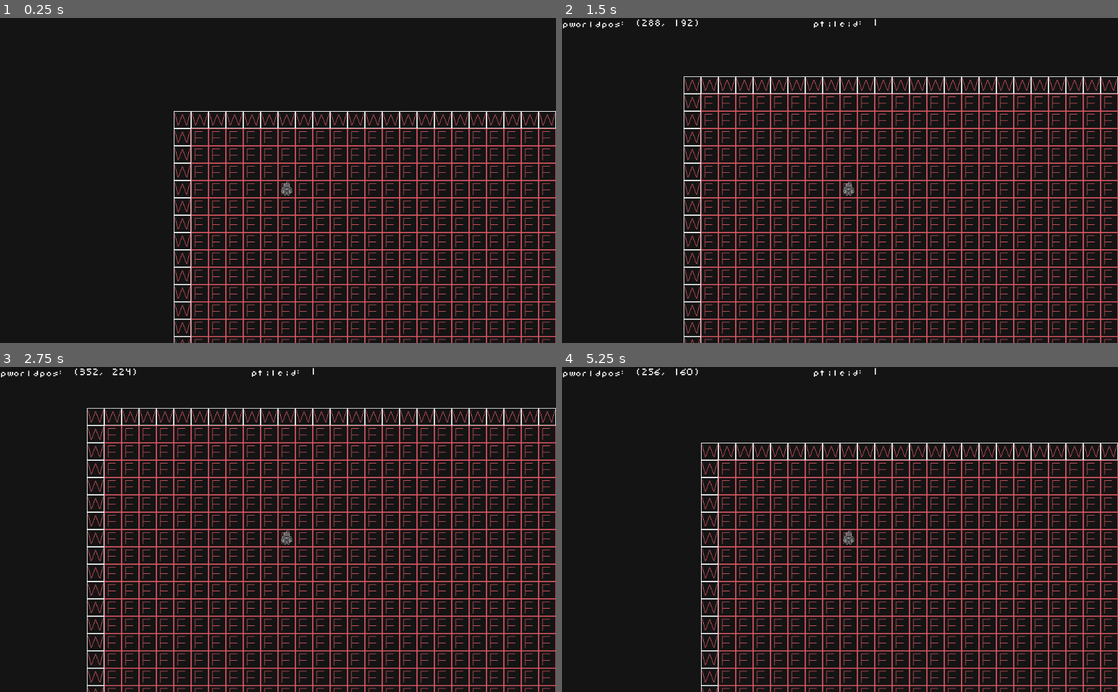
Above: before the commit, frames 1-4 (two rows, left to right).
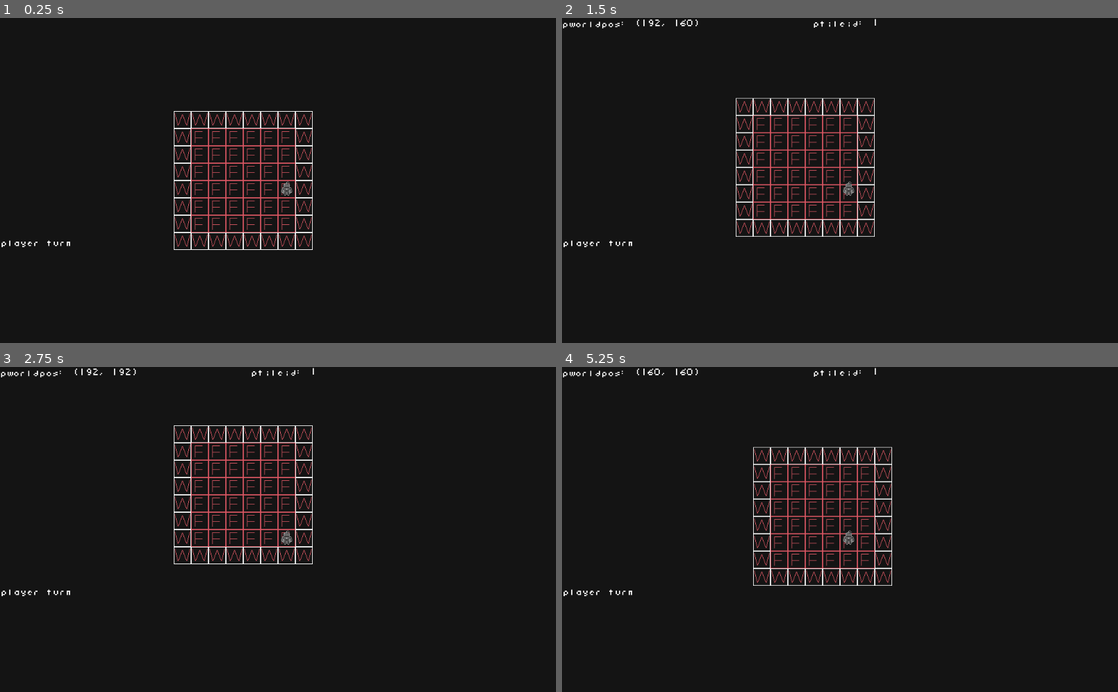
Above: after the commit, the same moments.

Repository: ameigen/Untitled-Roguelike
Game: Godot game, scene res://Game.tscn
Two runs of this game, one before a commit and one after it. Both use one fixed random seed, a clock stepped at 60 frames per second and the inputs below.
Inputs:
- Up to frame 1 (0.25 s): no input
- Up to frame 2 (1.5 s): tap Enter at 0.5 s; hold Right (ui_right) 0.53-1.28 s; tap Space at 1.25 s; hold Down (ui_down) from 1.28 s (still down)
- Up to frame 3 (2.75 s): tap Enter at 2 s; release Down (ui_down) at 2.03 s; hold Right (ui_right) from 2.03 s (still down)
- Up to frame 4 (5.25 s): tap Space at 2.75, 4.25 s; release Right (ui_right) at 2.78 s; hold Up (ui_up) 2.78-3.53 s; tap Enter at 3.5 s; hold Left (ui_left) 3.53-5.03 s; hold Down (ui_down) from 5.03 s (still down)

The runs differ from the first frame. In frame 1, 11% of the frame differs, in the area x 0-100%, y 28-100%; in frame 2, 18%; in frame 3, 18%, in the area x 0-100%, y 0-100%; in frame 4, 16%.

Commit message:
Added lerp functionality

Diff:
--- a/Game.gd
+++ b/Game.gd
@@ -1,9 +1,13 @@
 extends Node2D
 signal processTurn
 signal updateDebug
+var playerTurn = true;
+onready var Lerp = $Lerp
+
+#temp for random room size
 
 func _ready():
-	$TileMap._level_generation(30,30)
+	$TileMap._level_generation(7,7)
 
 #Takes in a position(Vec2) and checks if it is a valid tile to move to
 func _tile_Check(position):
@@ -11,24 +15,38 @@
 	emit_signal("updateDebug",position,$TileMap.get_cellv($TileMap.world_to_map(position)))
 	return check
 
+	#Basic Movement Handling
+func playerMovementHandler(direction, position):
+	if(playerTurn):
+		var tempPos = position
+		if(direction == 0):
+			tempPos.x -= 32
+			if(_tile_Check(tempPos)):
+				playerTurn = false
+				Lerp.lerpToSpot(tempPos, $Player)
+		if(direction == 1):
+			tempPos.x += 32
+			if(_tile_Check(tempPos)):
+				playerTurn = false
+				Lerp.lerpToSpot(tempPos, $Player)
+		if(direction == 2):
+			tempPos.y -= 32
+			if(_tile_Check(tempPos)):
+				playerTurn = false
+				Lerp.lerpToSpot(tempPos, $Player)
+		if(direction == 3):
+			tempPos.y += 32
+			if(_tile_Check(tempPos)):
+				playerTurn = false
+				Lerp.lerpToSpot(tempPos, $Player)
+
 #Calculates tile in direction passed, 32units from player
 func _on_Player_playerMove(direction,position):
-	#Basic Movement Handling
-	var tempPos = position
-	if(direction == 0):
-		tempPos.x -= 32
-		if(_tile_Check(tempPos)):
-			print("MOVING")
-			$Player.position.x -= 32
-	if(direction == 1):
-		tempPos.x += 32
-		if(_tile_Check(tempPos)):
-			$Player.position.x += 32
-	if(direction == 2):
-		tempPos.y -= 32
-		if(_tile_Check(tempPos)):
-			$Player.position.y -= 32
-	if(direction == 3):
-		tempPos.y += 32
-		if(_tile_Check(tempPos)):
-			$Player.position.y += 32
+	playerMovementHandler(direction, position)
+
+#Itterate through enemies in tree. Once reaching end set playerTurn true
+#	Check enemy 'seen' value. If visible lerp animation. Otherwise move
+#   directly to target location if valid movement.
+func _on_Lerp_lerpFinished():
+	playerTurn = true
+	print("MY TURN")
--- a/Game.tscn
+++ b/Game.tscn
@@ -7,6 +7,7 @@
 [ext_resource path="res://Fonts/untitled_roguelike_font.tres" type="DynamicFont" id=5]
 [ext_resource path="res://CanvasLayer.gd" type="Script" id=6]
 [ext_resource path="res://TileMap.gd" type="Script" id=7]
+[ext_resource path="res://Lerp.gd" type="Script" id=8]
 
 [sub_resource type="TileSet" id=1]
 0/name = "temp_tile_sheet.png 0"
@@ -72,6 +73,9 @@
 [node name="Game" type="Node2D"]
 script = ExtResource( 4 )
 
+[node name="Lerp" type="Node" parent="."]
+script = ExtResource( 8 )
+
 [node name="CanvasLayer" type="CanvasLayer" parent="."]
 script = ExtResource( 6 )
 
@@ -91,6 +95,17 @@
 margin_right = 703.73
 margin_bottom = 19.6634
 custom_fonts/font = ExtResource( 5 )
+__meta__ = {
+"_edit_use_anchors_": false
+}
+
+[node name="TurnCheck" type="Label" parent="CanvasLayer"]
+margin_left = 3.32413
+margin_top = 408.862
+margin_right = 135.324
+margin_bottom = 424.862
+custom_fonts/font = ExtResource( 5 )
+text = "player turn"
 __meta__ = {
 "_edit_use_anchors_": false
 }
@@ -119,4 +134,5 @@
 drag_margin_right = 0.0
 drag_margin_bottom = 0.0
 [connection signal="updateDebug" from="." to="CanvasLayer" method="_on_Game_updateDebug"]
+[connection signal="lerpFinished" from="Lerp" to="." method="_on_Lerp_lerpFinished"]
 [connection signal="playerMove" from="Player" to="." method="_on_Player_playerMove"]
--- /dev/null
+++ b/Lerp.gd
@@ -0,0 +1,26 @@
+extends Node
+
+var endLocation
+var target
+var t = 0
+signal lerpFinished
+
+func _ready():
+	set_process(false)
+
+func startLerp():
+	set_process(true)
+
+func lerpToSpot(moveVec, object):
+	endLocation = moveVec
+	target = object
+	startLerp()
+
+func _process(delta):
+	if(target.position == endLocation):
+		t = 0
+		emit_signal("lerpFinished")
+		set_process(false)
+	else:
+		t += delta *1
+		target.position = target.position.linear_interpolate(endLocation,t)
Not shown: 1 places in Game.tscn that only renumber resources
